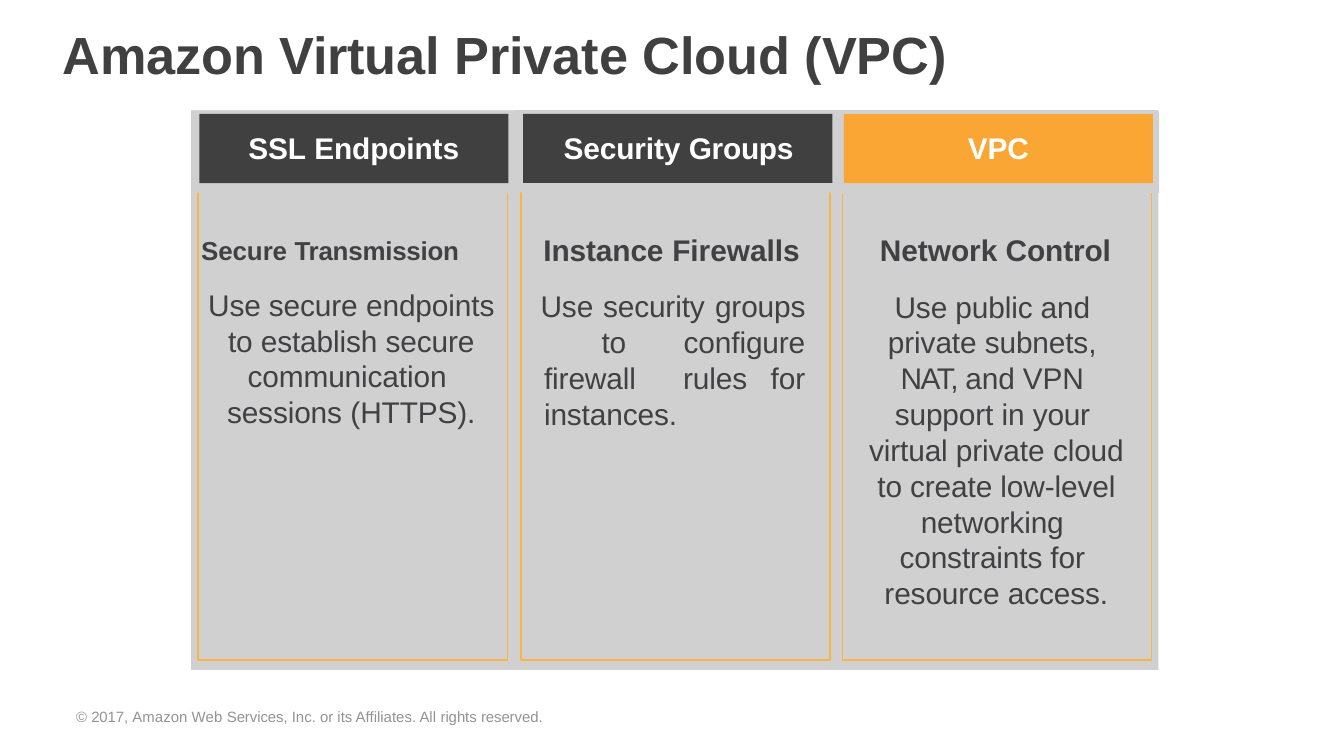
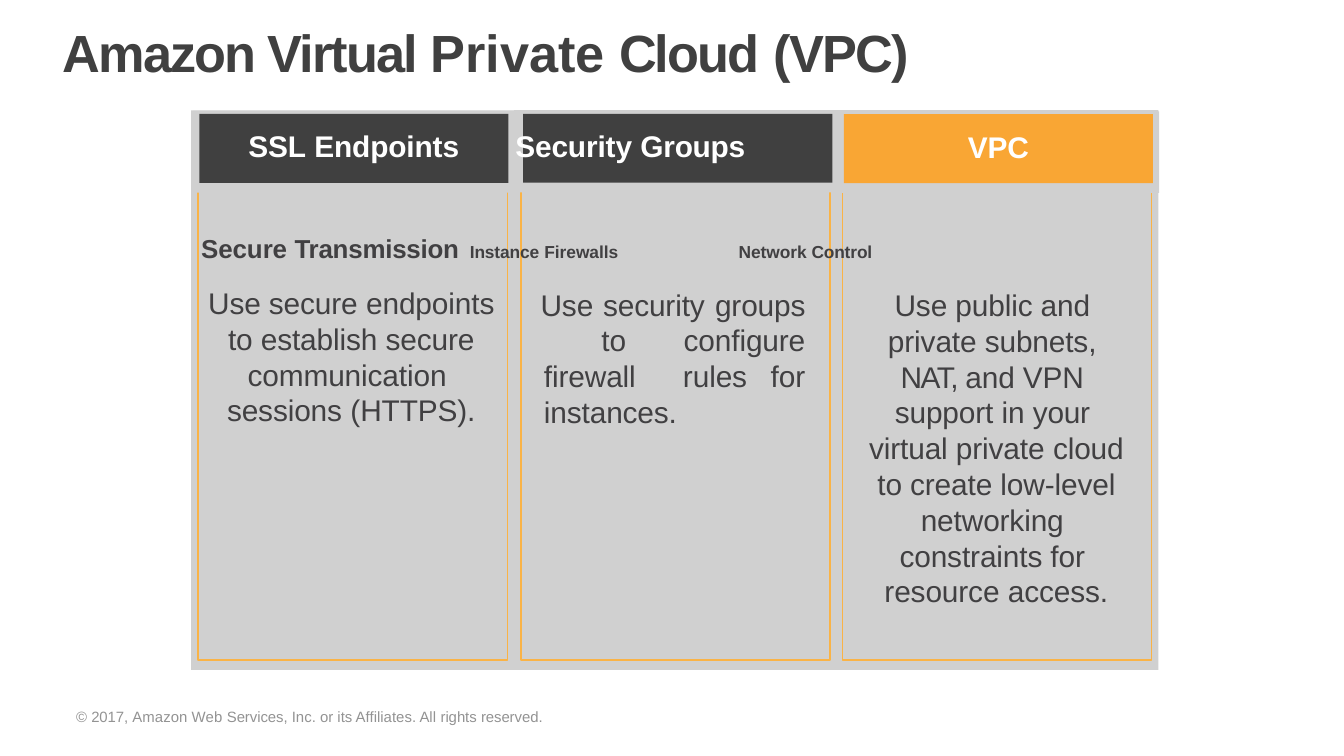
Before and after one commit to prkatta/dotraining, a slide deck: slide 67 of Session-18/AWS_Fundamentals.pptx (slide 68 before the commit). Drawn at 1344x756 pixels with LibreOffice and Linux fonts; fonts in the diff are those of the drawing; grey boxes stand for pictures; background and template pictures are left out. Boxes give left, top, right and bottom in pixels: in the first picture for what was removed or moved away, otherwise in the second. Text is boxed around its words. In the diff, an @@ line names an element or a change of style, - is before the commit and + after.

```diff
--- a/Session-18/AWS_Fundamentals.pptx
+++ b/Session-18/AWS_Fundamentals.pptx
@@ title "Amazon Virtual Private Cloud (VPC)" at (x1=63, y1=34, x2=909, y2=82): letter spacing -0.1 to -1 pt in "Amazon Virtual Cloud (VPC)"; indent changed @@
@@ freeform shape removed at (x1=198, y1=114, x2=507, y2=660) @@
@@ rectangle added at (x1=198, y1=114, x2=507, y2=660), outline #FAB346 0.72 pt @@
@@ freeform shape removed at (x1=199, y1=114, x2=508, y2=184) @@
@@ rectangle added at (x1=199, y1=114, x2=508, y2=184), fill #404040 @@
@@ freeform shape removed at (x1=521, y1=114, x2=831, y2=660) @@
@@ rectangle added at (x1=521, y1=114, x2=831, y2=660), outline #FAB346 0.72 pt @@
@@ freeform shape removed at (x1=523, y1=114, x2=832, y2=183) @@
@@ rectangle added at (x1=523, y1=114, x2=832, y2=183), fill #404040 @@
@@ freeform shape removed at (x1=843, y1=114, x2=1152, y2=660) @@
@@ rectangle added at (x1=843, y1=114, x2=1152, y2=660), outline #FAB346 0.72 pt @@
@@ text "SSL Endpoints Security Groups" at (x1=248, y1=134, x2=745, y2=163): indent changed @@
@@ text "Secure Transmission Instance Firewalls Network ..." rewrapped from (x1=201, y1=239, x2=1111, y2=262) to (x1=201, y1=239, x2=873, y2=262) @@
@@ text "Use security groups to configure ..." at (x1=541, y1=294, x2=806, y2=424): indent changed @@
@@ text "Use public and private subnets, ..." rewrapped from (x1=869, y1=296, x2=1124, y2=605) to (x1=869, y1=294, x2=1124, y2=568) @@
```
Also in this commit, not shown: 120 other slides changed, 9 slides removed.
